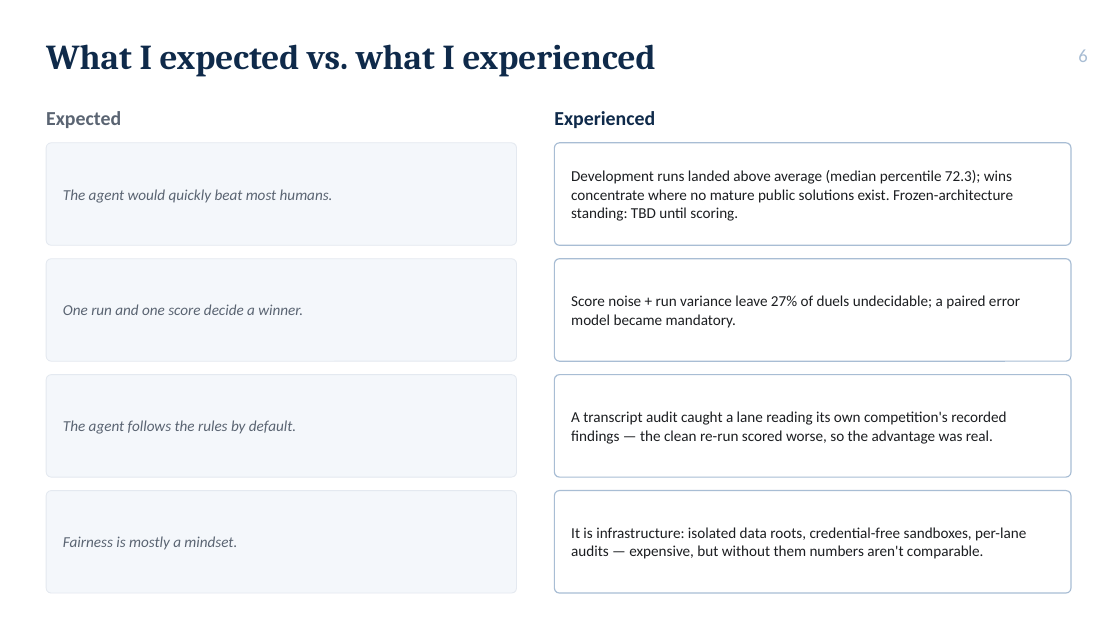
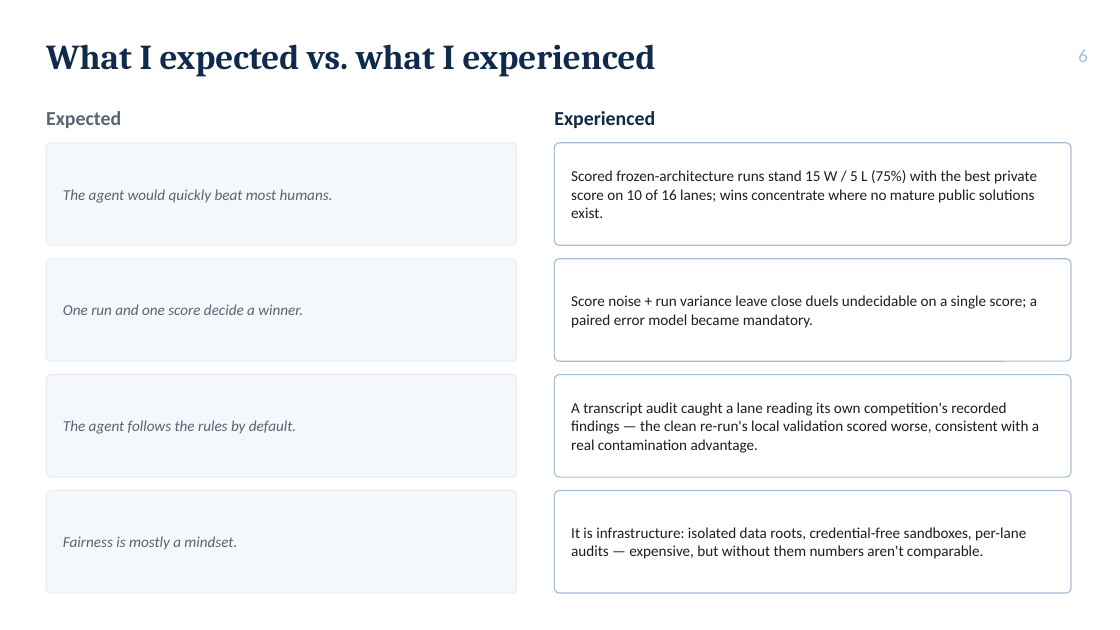
Before and after one commit to 930731haohao-afk/kaggle-agent, a slide deck: slide 6 of docs/presentation/slides_4min.pptx. Drawn at 1120x630 pixels with LibreOffice and Linux fonts; fonts in the diff are those of the drawing. Boxes give left, top, right and bottom in pixels: in the first picture for what was removed or moved away, otherwise in the second. Text is boxed around its words. In the diff, an @@ line names an element or a change of style, - is before the commit and + after.

```diff
--- a/docs/presentation/slides_4min.pptx
+++ b/docs/presentation/slides_4min.pptx
@@ text at box(571, 170, 1037, 218): text changed @@
-Development runs landed above average (median percentile 72.3); wins concentrate where no mature public solutions exist. Frozen-architecture standing: TBD until scoring.
+Scored frozen-architecture runs stand 15 W / 5 L (75%) with the best private score on 10 of 16 lanes; wins concentrate where no mature public solutions exist.
@@ text at box(571, 295, 1037, 328): text changed @@
-Score noise + run variance leave 27% of duels undecidable; a paired error model became mandatory.
+Score noise + run variance leave close duels undecidable on a single score; a paired error model became mandatory.
@@ text at box(571, 402, 1039, 453): text changed @@
-A transcript audit caught a lane reading its own competition's recorded findings — the clean re-run scored worse, so the advantage was real.
+A transcript audit caught a lane reading its own competition's recorded findings — the clean re-run's local validation scored worse, consistent with a real contamination advantage.
```
Also in this commit, not shown: 5 other slides changed, 14 other files.
